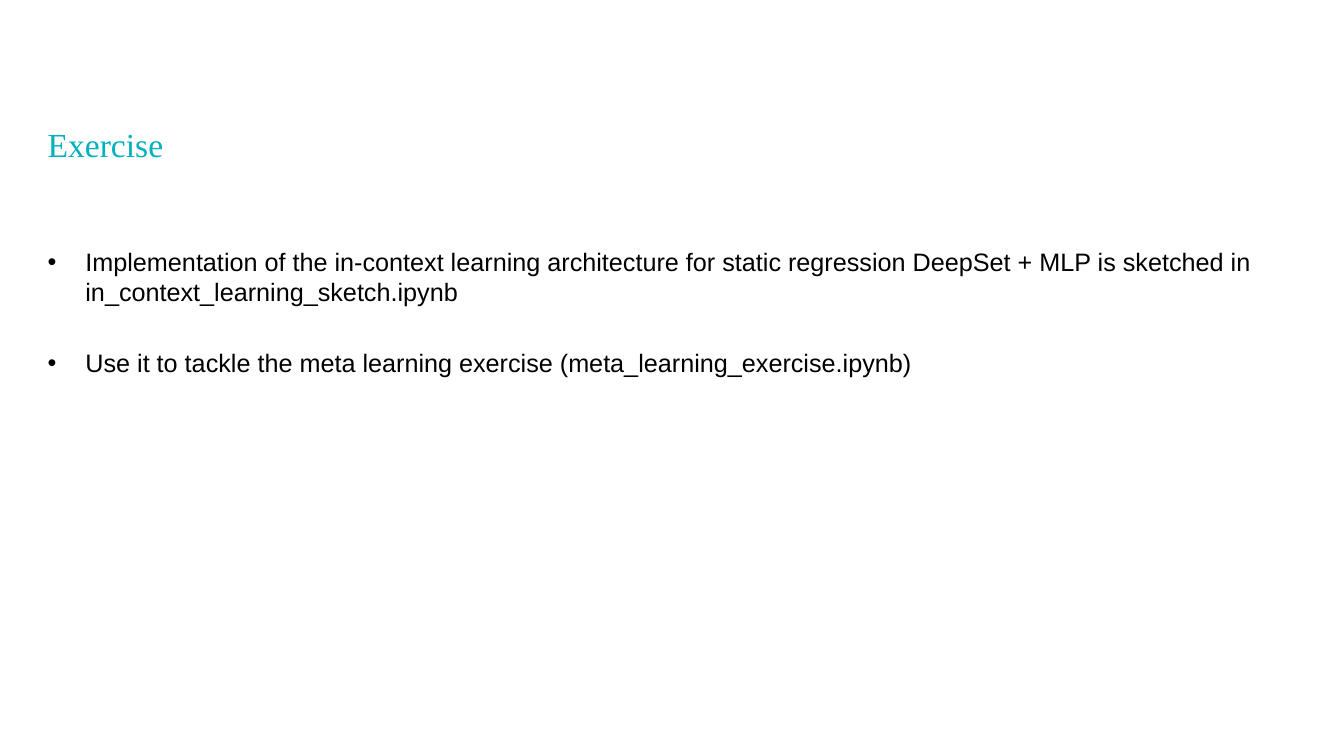
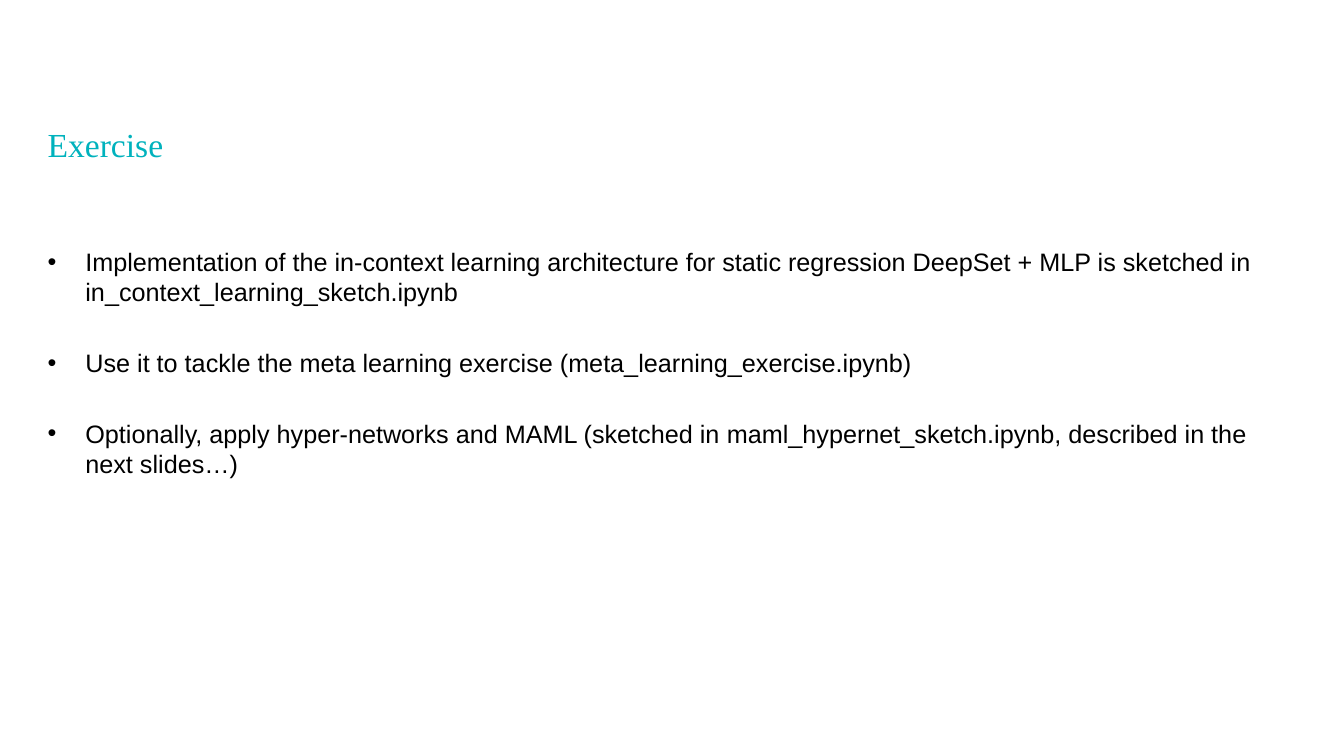
Before and after one commit to PatrykBBB/dl-sysid-eeci2025, a slide deck: slide 8 of exercises/meta_learning/meta_learning_exercise.pptx. Drawn at 1344x756 pixels with LibreOffice and Linux fonts; fonts in the diff are those of the drawing; background and template pictures are left out. Boxes give left, top, right and bottom in pixels: in the first picture for what was removed or moved away, otherwise in the second. Text is boxed around its words. In the diff, an @@ line names an element or a change of style, - is before the commit and + after.

```diff
--- a/exercises/meta_learning/meta_learning_exercise.pptx
+++ b/exercises/meta_learning/meta_learning_exercise.pptx
@@ text at (85,424,1246,479): paragraph added @@
+• Optionally, apply hyper-networks and MAML (sketched in maml_hypernet_sketch.ipynb, described in the next slides…)
```
Also in this commit, not shown: 3 other slides changed, 3 other files.
